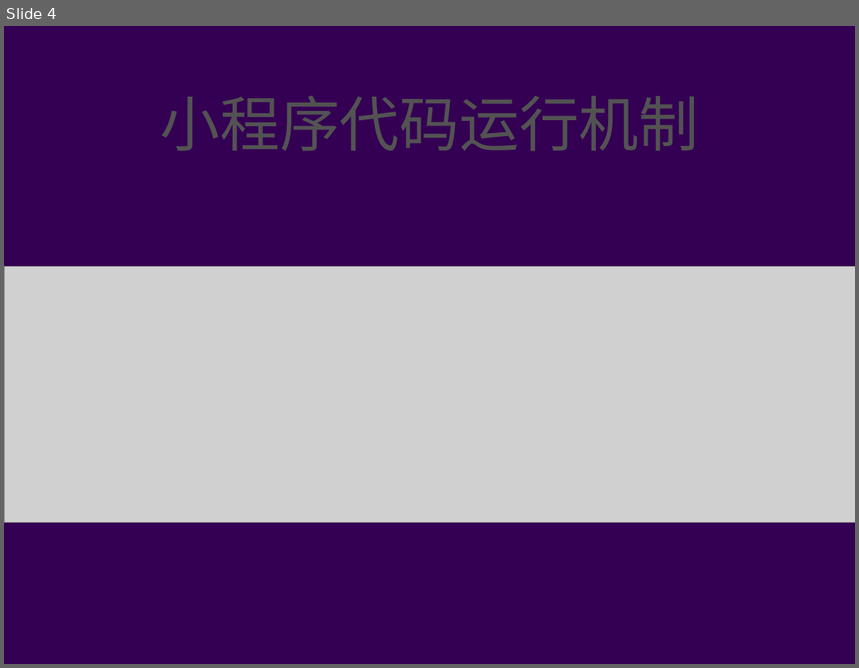
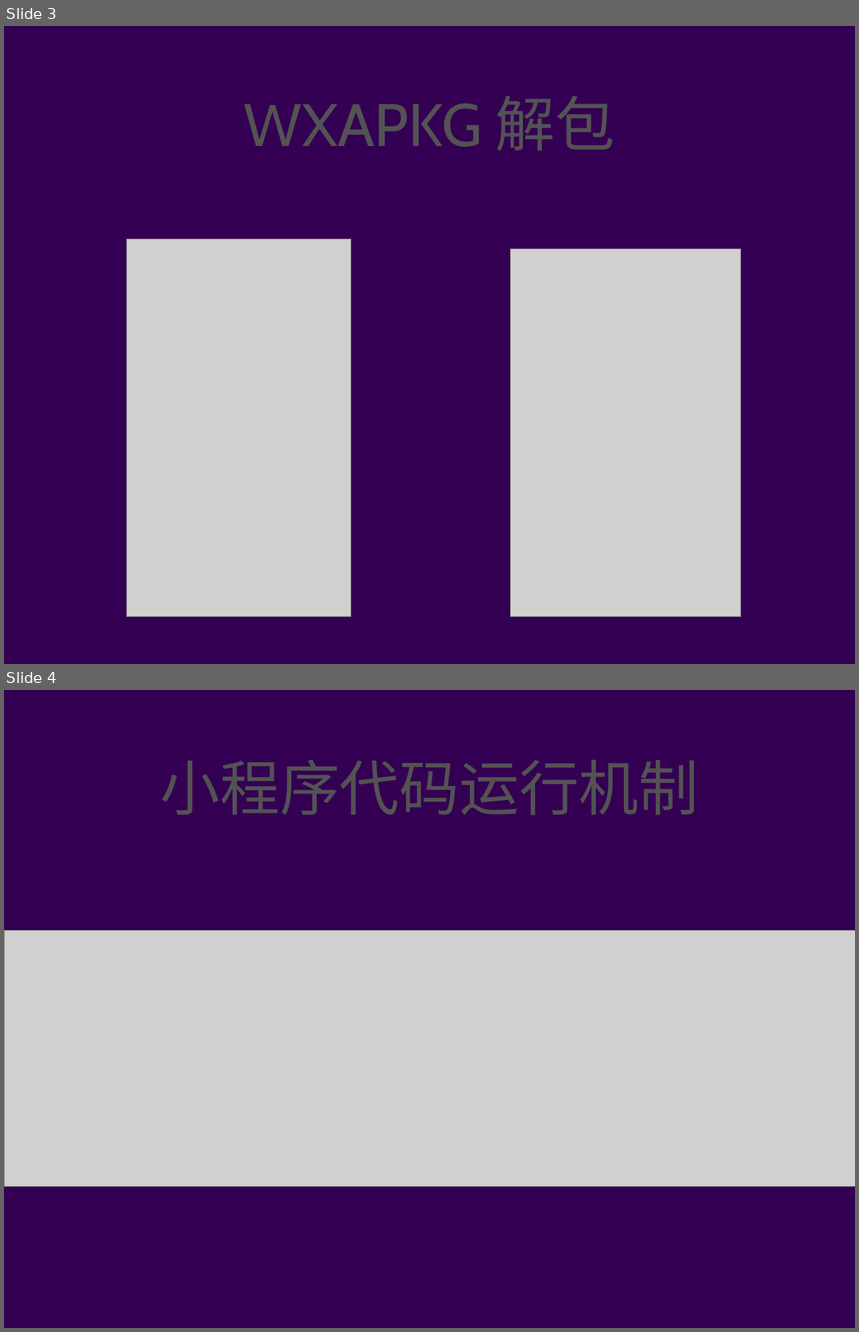
Before and after one commit to chenmingjia/Deep_Learning, a slide deck: 小程序讲稿.pptx. Shown one above the other, each under a label of ours: slide 4 before the commit, slides 3 and 4 after it. The pictures are 859x668 and 859x1332 pixels, drawn with LibreOffice and Linux fonts; fonts in the diff are those of the drawing; grey boxes stand for pictures; background and template pictures are left out. Boxes give left, top, right and bottom in pixels: in the first picture for what was removed or moved away, otherwise in the second. Text is boxed around its words. In the diff, an @@ line names an element or a change of style, - is before the commit and + after.

```diff
--- a/小程序讲稿.pptx
+++ b/小程序讲稿.pptx
@@ slide 3 added at (4, 26, 855, 664), background picture (left out) @@
@@ title added at (244, 96, 616, 151), 72 pt, text #535353 @@
+WXAPKG 解包
@@ picture added at (127, 239, 351, 617) @@
@@ picture added at (511, 249, 741, 617) @@
```
Also in this commit, not shown: 1 other slide added, 1 slide removed, 1 other file.
